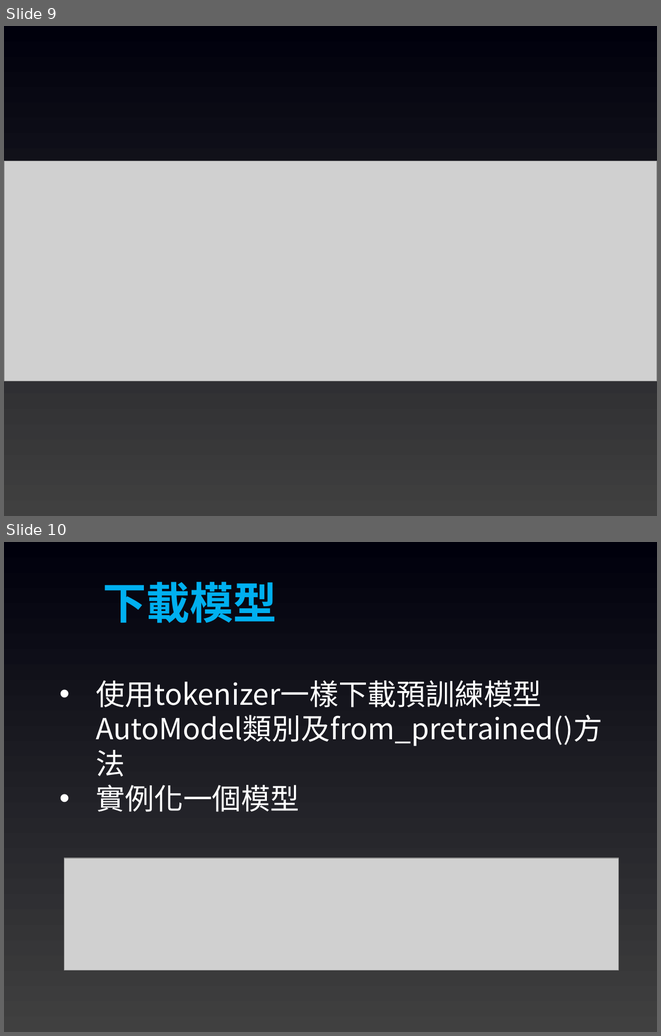
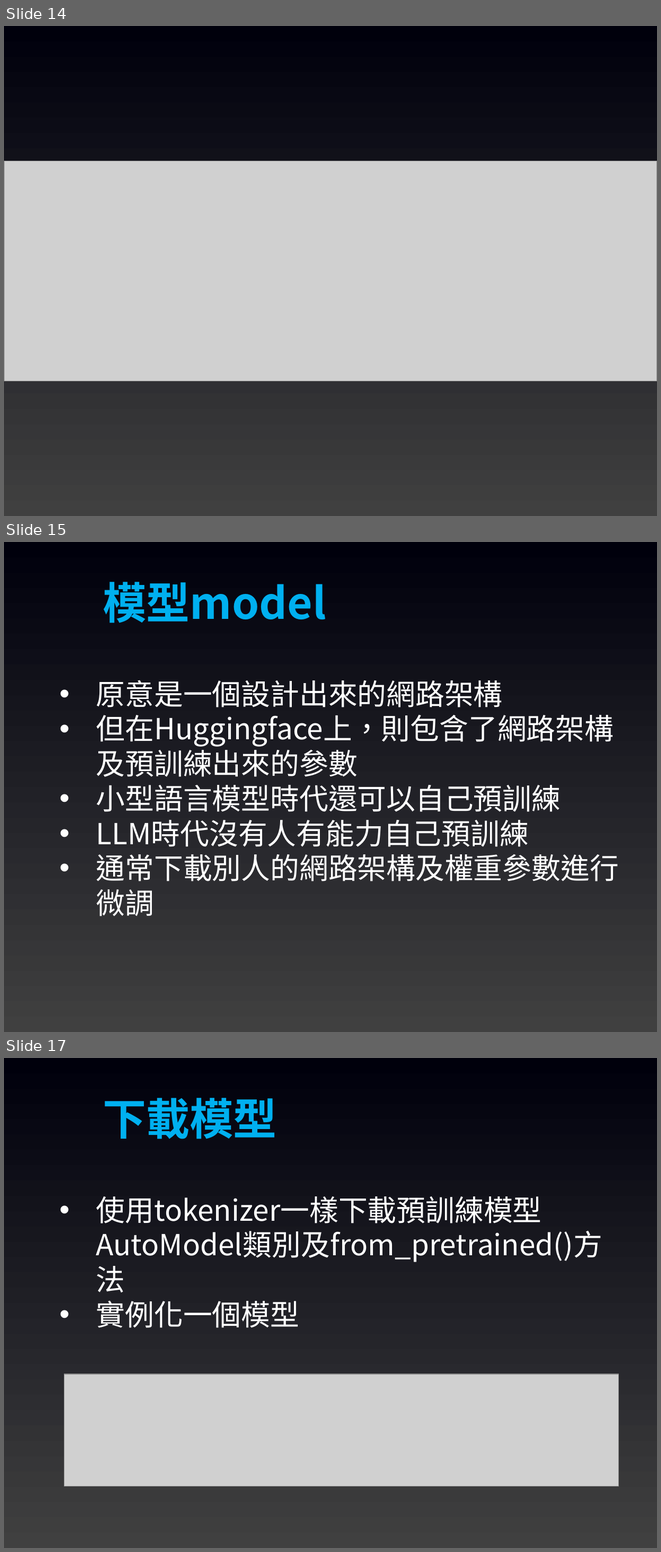
Before and after one commit to joshhu/mustllm2024, a slide deck: Slides/Week03/07：NLP任務的內部結構.pptx. Shown one above the other, each under a label of ours: slides 9 and 10 before the commit, slides 14, 15 and 17 after it; the slides between them are not shown. The pictures are 661x1036 and 661x1552 pixels, drawn with LibreOffice and Linux fonts; fonts in the diff are those of the drawing; grey boxes stand for pictures. Boxes give left, top, right and bottom in pixels: in the first picture for what was removed or moved away, otherwise in the second. Text is boxed around its words. In the diff, an @@ line names an element or a change of style, - is before the commit and + after.

```diff
--- a/Slides/Week03/07：NLP任務的內部結構.pptx
+++ b/Slides/Week03/07：NLP任務的內部結構.pptx
@@ slide 15 added at [4,542,657,1032], background gradient #404040 to #00000C @@
@@ text added at [103,582,326,623], 48 pt, text #00B0F0, bold @@
+模型model
@@ text added at [96,680,619,916], 32 pt, text #FFFFFF @@
+• 原意是一個設計出來的網路架構
+• 但在Huggingface上，則包含了網路架構及預訓練出來的參數
+• 小型語言模型時代還可以自己預訓練
+• LLM時代沒有人有能力自己預訓練
+• 通常下載別人的網路架構及權重參數進行微調
@@ what was slide 9 is now slide 14 @@
@@ what was slide 10 is now slide 17 @@
```
Also in this commit, not shown: 1 slide changed, 6 other slides added, 7 other files.
